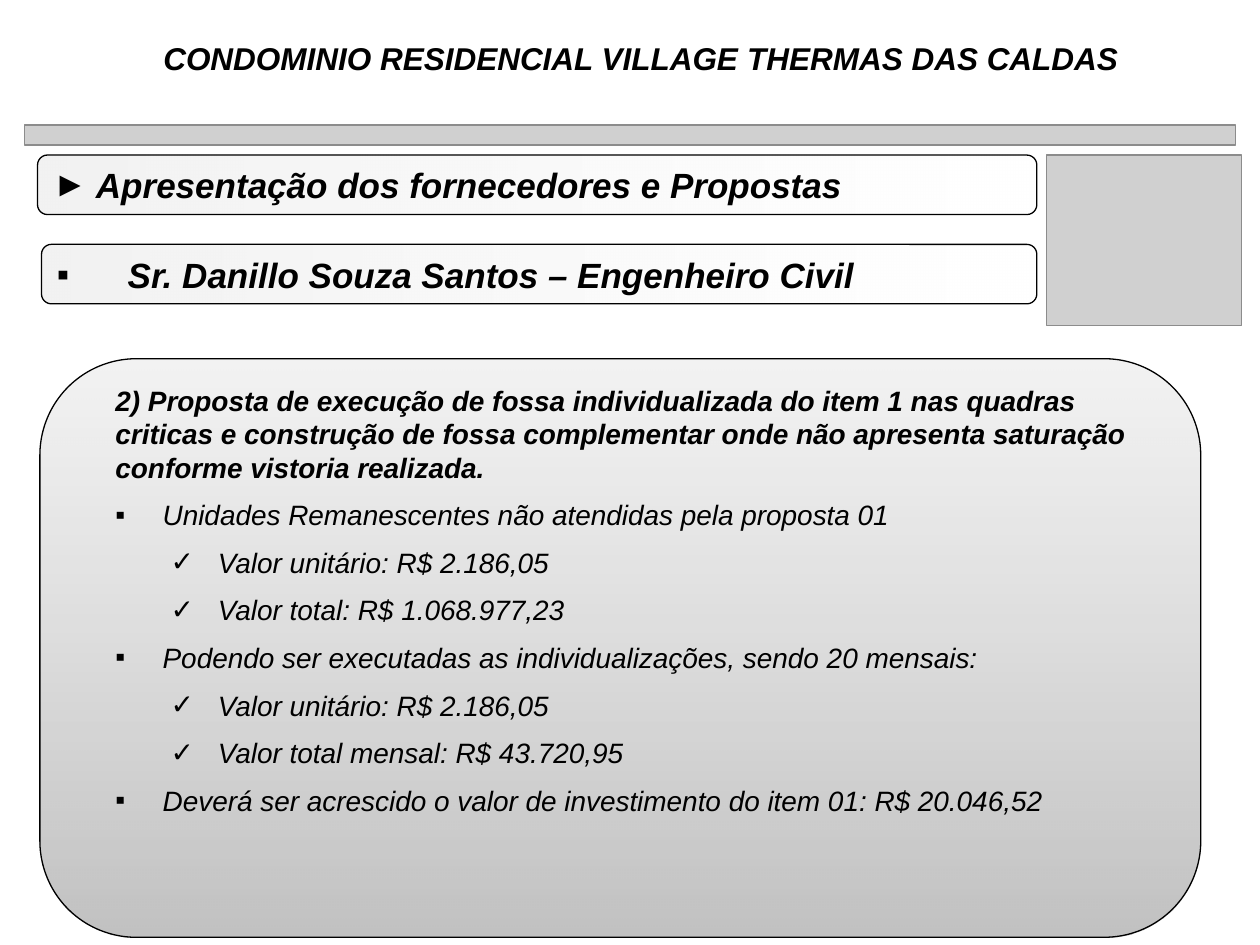
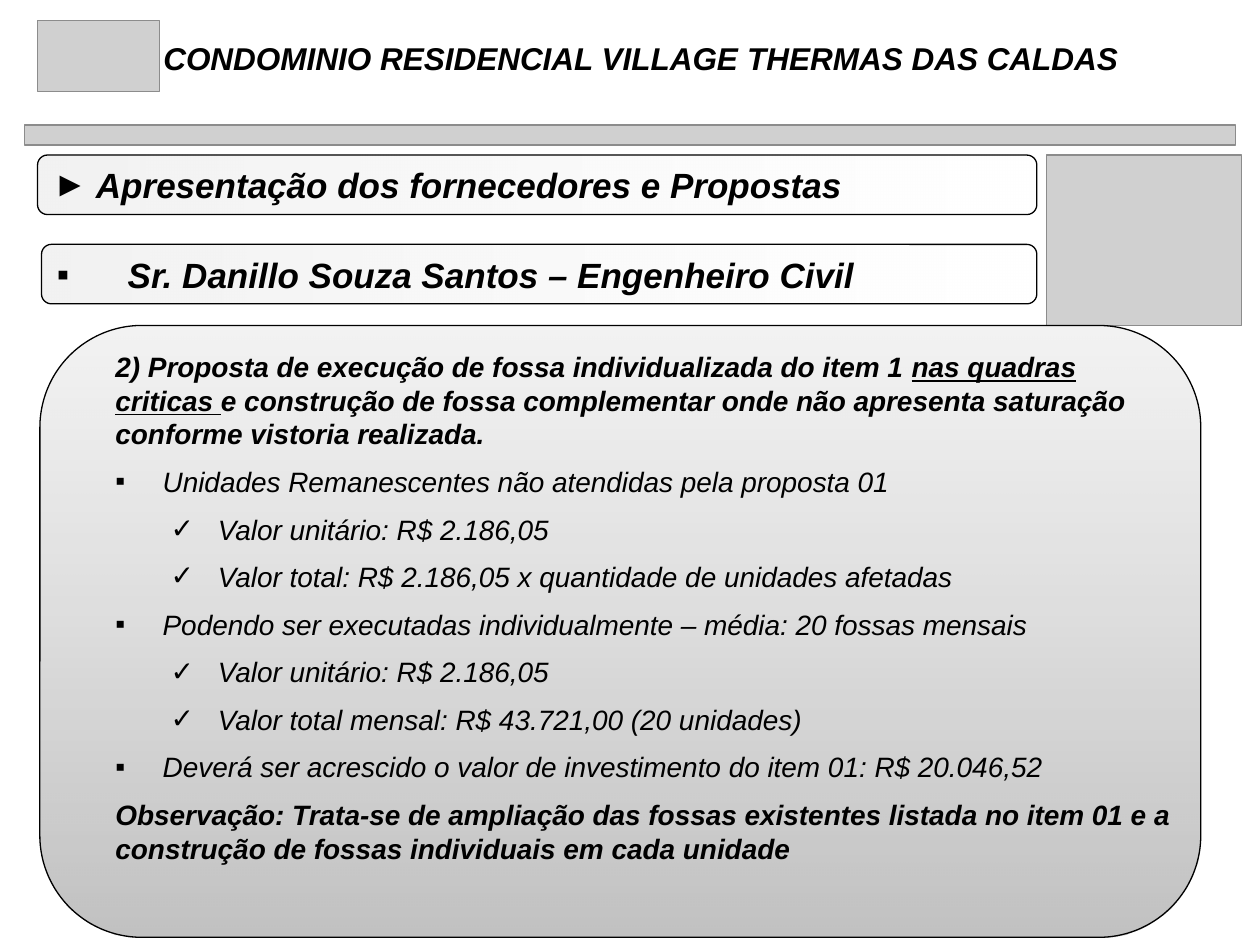
Before and after one commit to rwlc71/Village, a slide deck: slide 18 of Manutenção Village/FossaSepticas.pptx (slide 17 before the commit). Drawn at 1260x945 pixels with LibreOffice and Linux fonts; fonts in the diff are those of the drawing; grey boxes stand for pictures. Boxes give left, top, right and bottom in pixels: in the first picture for what was removed or moved away, otherwise in the second. Text is boxed around its words. In the diff, an @@ line names an element or a change of style, - is before the commit and + after.

```diff
--- a/Manutenção Village/FossaSepticas.pptx
+++ b/Manutenção Village/FossaSepticas.pptx
@@ picture added at box(38, 21, 160, 92) @@
@@ rounded rectangle: place and size @@
-rounded rectangle at box(40, 359, 1201, 937)
+rounded rectangle at box(40, 325, 1201, 937)
@@ text "2) Proposta de execução de ...": place and size @@
-text "2) Proposta de execução de ..." at box(115, 390, 1125, 815)
+text "2) Proposta de execução de ..." at box(115, 356, 1170, 864)
@@ text at box(115, 356, 1125, 445): underline on in "nas quadras criticas" @@
@@ text at box(163, 566, 1027, 636): text changed @@
-    ✓ Valor total: R$ 1.068.977,23
-  ▪ Podendo ser executadas as individualizações, sendo 20 mensais:
+    ✓ Valor total: R$ 2.186,05 x quantidade de unidades afetadas
+  ▪ Podendo ser executadas individualmente – média: 20 fossas mensais
@@ text at box(218, 709, 802, 735): text changed @@
-    ✓ Valor total mensal: R$ 43.720,95
+    ✓ Valor total mensal: R$ 43.721,00 (20 unidades)
@@ text at box(115, 804, 1170, 864): paragraph added @@
+  Observação: Trata-se de ampliação das fossas existentes listada no item 01 e a construção de fossas individuais em cada unidade
```
Also in this commit, not shown: 19 other slides changed, 1 slide added, 10 other files.
